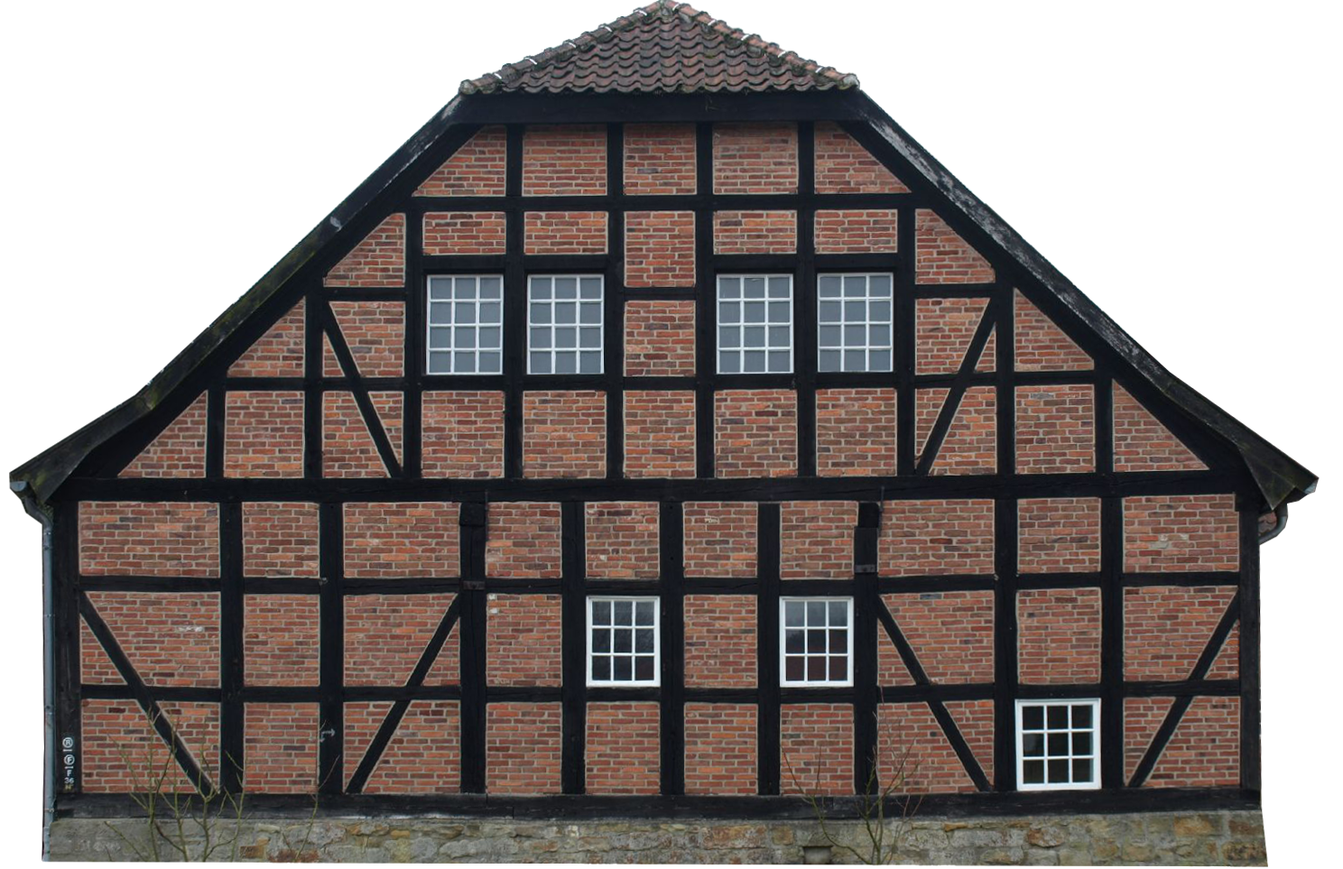
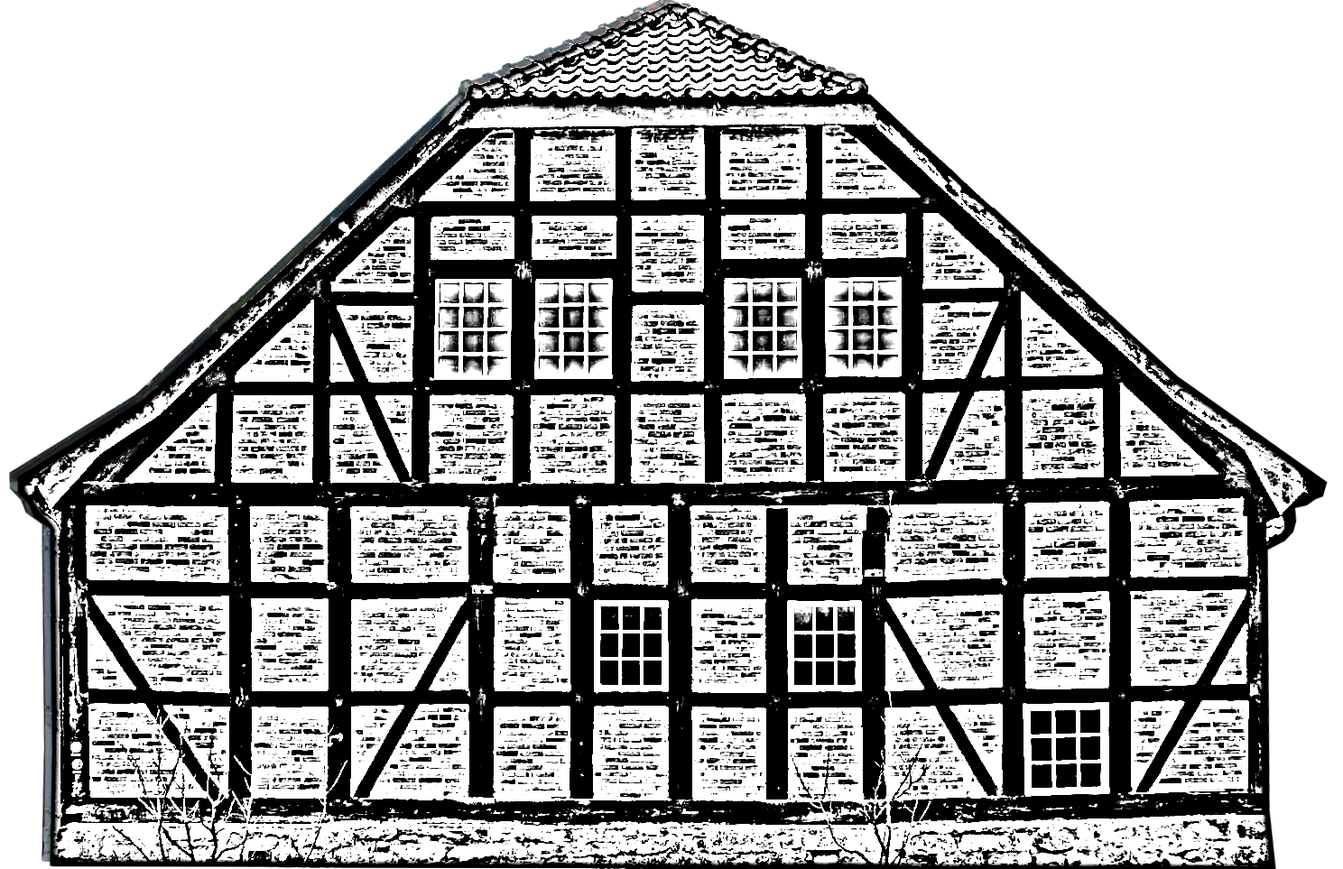
Layered file, before and after one edit (1343 × 869). Changes by layer:
added layer "Drawing" above "Gebaeude-Architektur_Textur_A_P3011028.JPG" over <box>17,2,1328,869</box>
